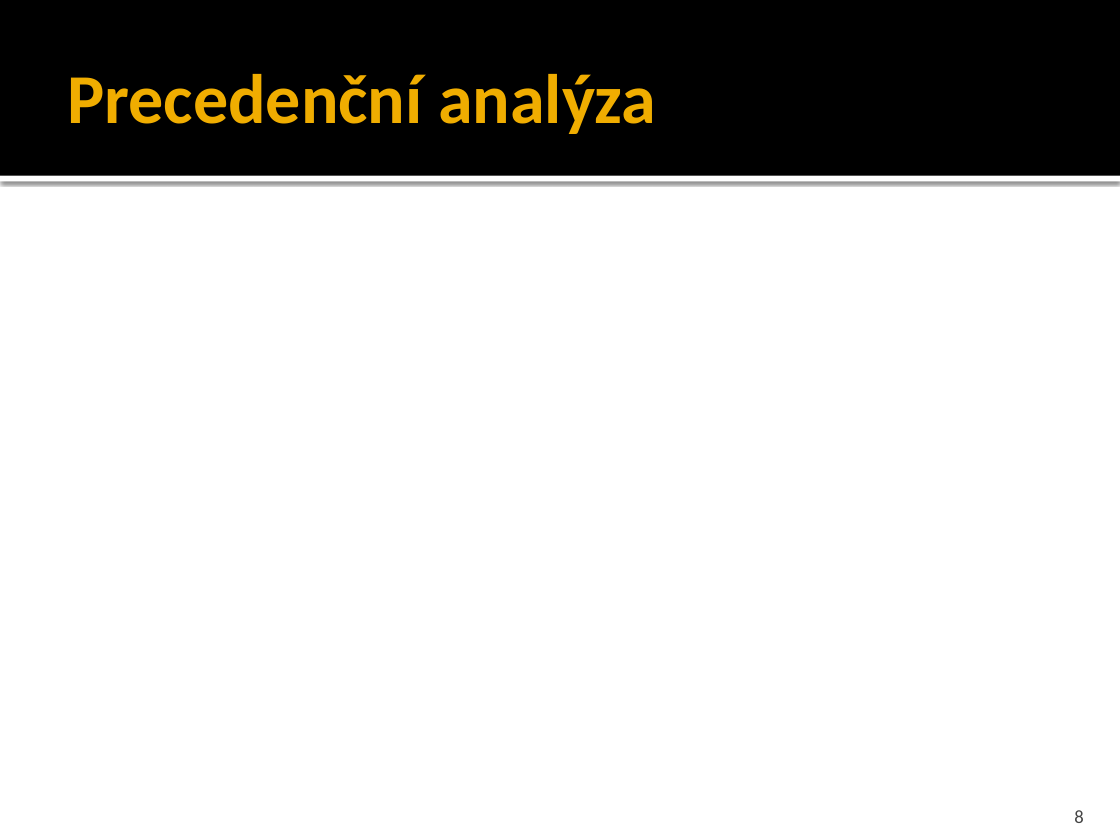
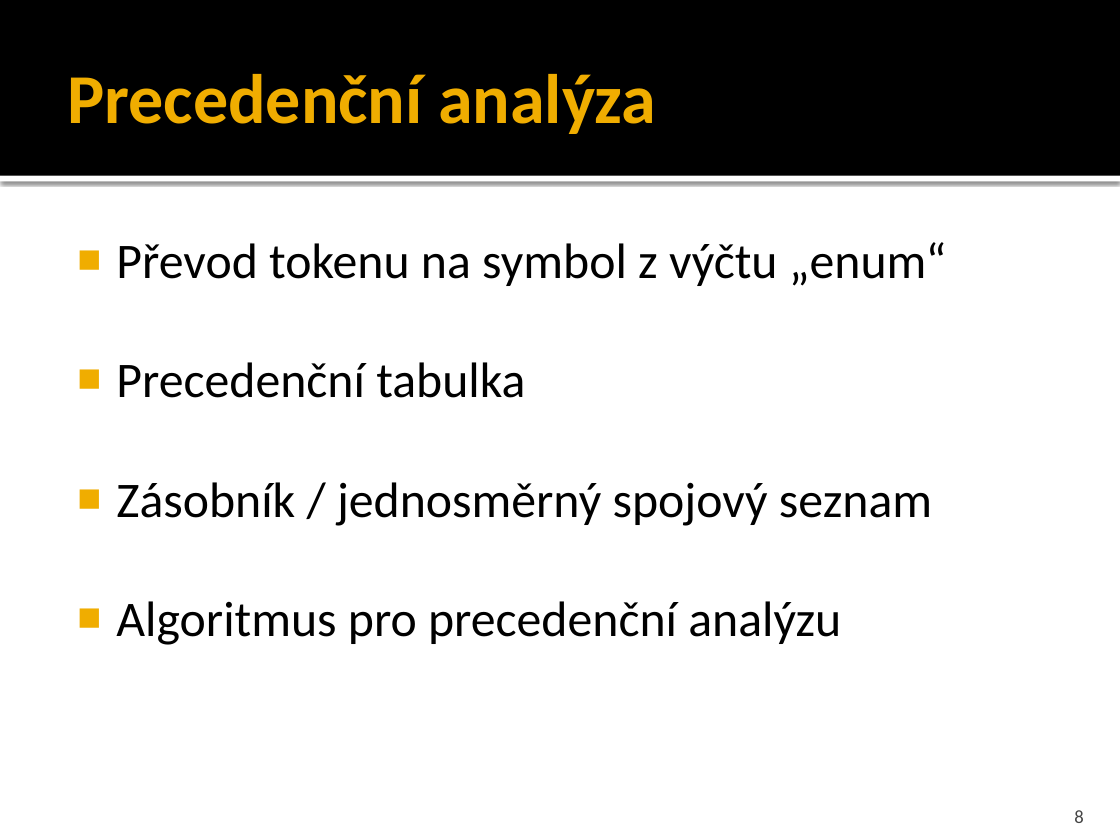
Before and after one commit to Jetlebovec/IFJ_2019_JJJJ, a slide deck: slide 8 of IFJ.pptx. Drawn at 1120x840 pixels with LibreOffice and Linux fonts; fonts in the diff are those of the drawing. Boxes give left, top, right and bottom in pixels: in the first picture for what was removed or moved away, otherwise in the second. Text is boxed around its words. In the diff, an @@ line names an element or a change of style, - is before the commit and + after.

Commit message:
update prezentace

```diff
--- a/IFJ.pptx
+++ b/IFJ.pptx
@@ text added at <box>116,242,947,645</box>, 32 pt, text #000000 @@
+■ Převod tokenu na symbol z výčtu „enum“
+■ Precedenční tabulka
+■ Zásobník / jednosměrný spojový seznam
+■ Algoritmus pro precedenční analýzu
```
